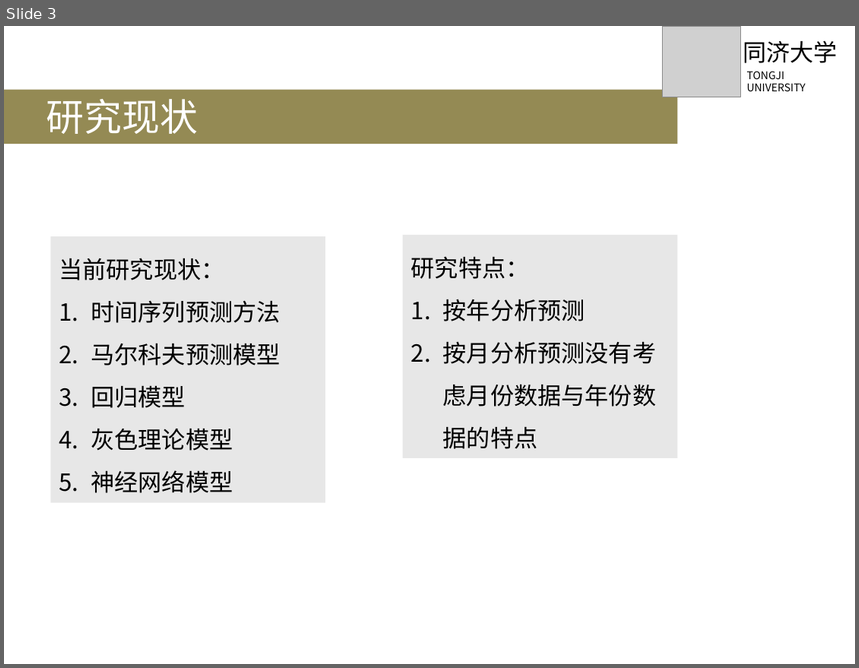
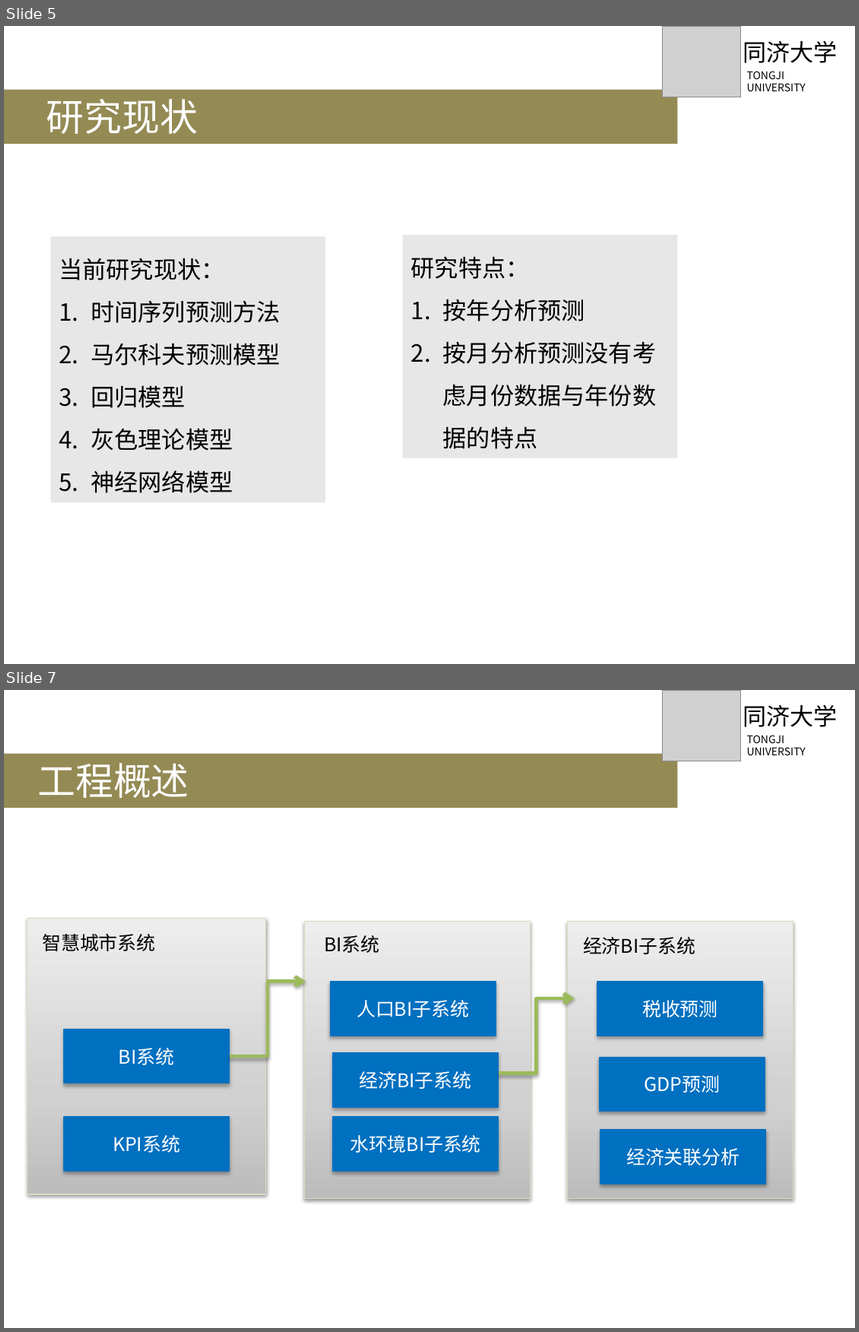
Before and after one commit to GrandDuelist/forecasting, a slide deck: paper/毕业答辩.pptx. Shown one above the other, each under a label of ours: slide 3 before the commit, slides 5 and 7 after it; the slides between them are not shown. The pictures are 859x668 and 859x1332 pixels, drawn with LibreOffice and Linux fonts; fonts in the diff are those of the drawing; grey boxes stand for pictures. Boxes give left, top, right and bottom in pixels: in the first picture for what was removed or moved away, otherwise in the second. Text is boxed around its words. In the diff, an @@ line names an element or a change of style, - is before the commit and + after.

```diff
--- a/paper/毕业答辩.pptx
+++ b/paper/毕业答辩.pptx
@@ slide 7 added at <box>4,690,855,1328</box>, background #FFFFFF @@
@@ picture added at <box>663,690,741,761</box> @@
@@ text added at <box>743,705,838,727</box>, 20 pt, text #000000 @@
+同济大学
@@ text added at <box>747,735,806,755</box>, 9 pt, text #000000 @@
+TONGJI UNIVERSITY
@@ rectangle added at <box>4,754,677,809</box>, fill #948A54, 32 pt, text #FFFFFF @@
+工程概述
@@ group added at <box>27,918,530,1200</box>: 7 rectangles, 2 texts, 1 elbow arrow @@
+KPI系统
+智慧城市系统
+BI系统
+经济BI子系统
+水环境BI子系统
+人口BI子系统
+BI系统
@@ rectangle added at <box>567,922,793,1200</box>, fill gradient #BDBDBD to #D1D1D1 to #EEEEEE, outline #DDD9C3 0.75 pt @@
@@ text added at <box>583,937,696,954</box>, 16 pt, text #000000 @@
+经济BI子系统
@@ rectangle added at <box>598,982,763,1037</box>, fill #0070C0, outline #0070C0 0.75 pt, 16 pt, text #FFFFFF @@
+税收预测
@@ elbow arrow added from (499, 1073) to (576, 999), #9BBB59 3 pt @@
@@ arrow added from (229, 1046) to (230, 1056), #4B7EBC 0.75 pt @@
@@ rectangle added at <box>599,1057,765,1111</box>, fill #0070C0, outline #0070C0 0.75 pt, 16 pt, text #FFFFFF @@
+GDP预测
@@ rectangle added at <box>601,1130,767,1185</box>, fill #0070C0, outline #0070C0 0.75 pt, 16 pt, text #FFFFFF @@
+经济关联分析
@@ what was slide 3 is now slide 5 @@
```
Also in this commit, not shown: 5 slides changed, 5 other slides added, 1 slide removed.
